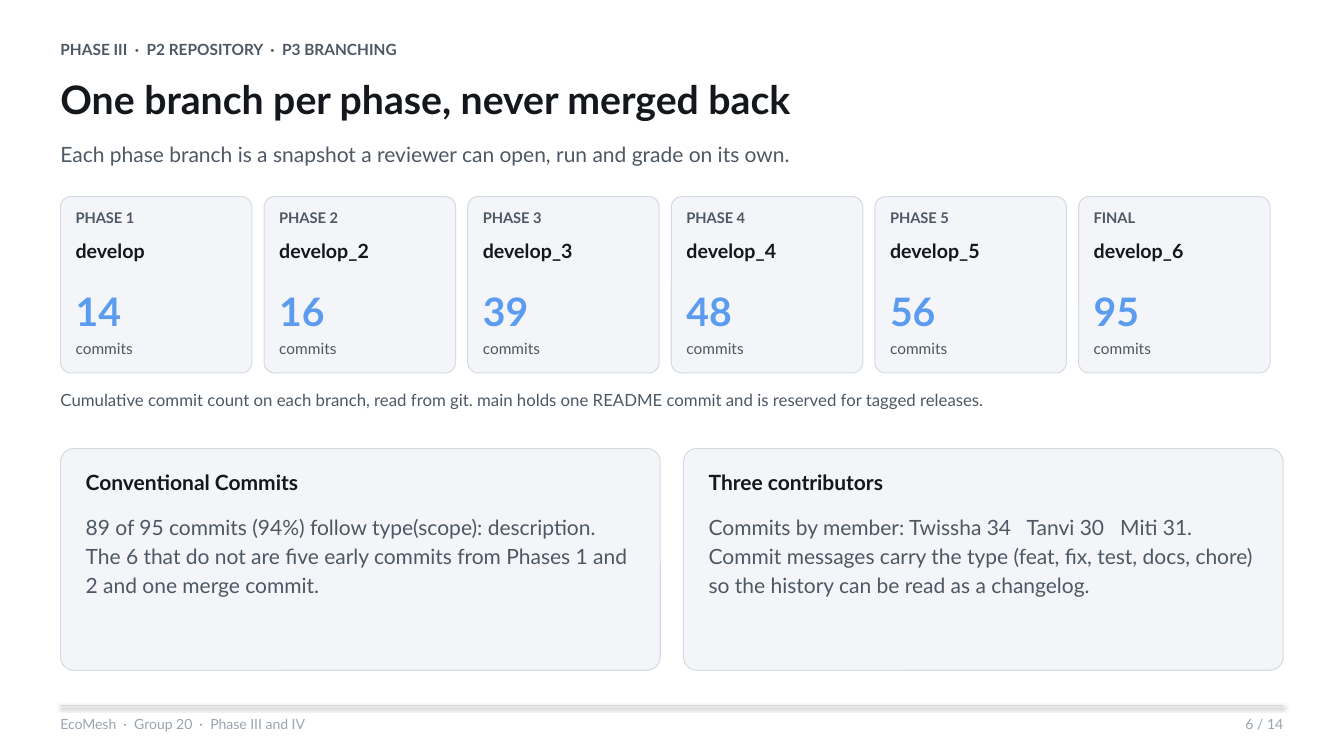
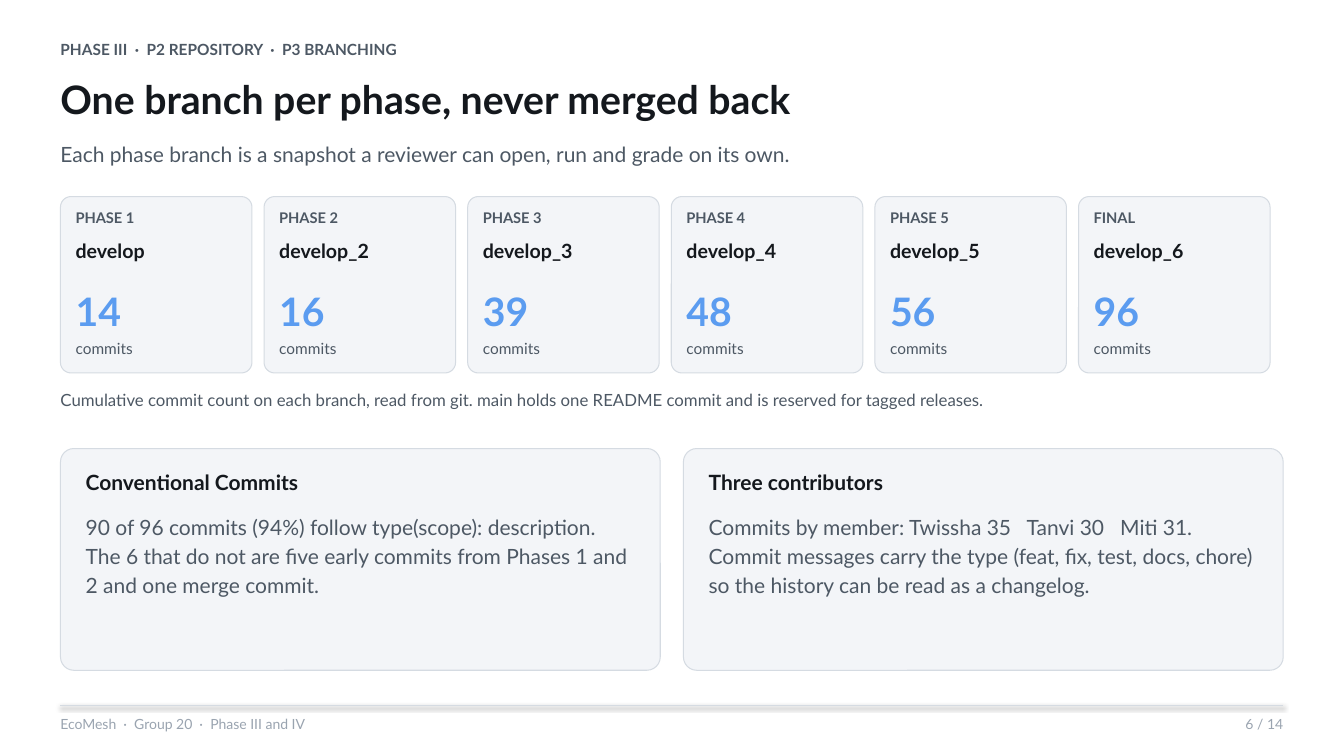
Before and after one commit to tanvisheth1234-wq/miniproject, a slide deck: slide 6 of docs/Phase_III_IV_EcoMesh_Final.pptx. Drawn at 1344x756 pixels with LibreOffice and Linux fonts; fonts in the diff are those of the drawing. Boxes give left, top, right and bottom in pixels: in the first picture for what was removed or moved away, otherwise in the second. Text is boxed around its words. In the diff, an @@ line names an element or a change of style, - is before the commit and + after.

Commit message:
docs(report): rebuild the report with the final numbers, close D7 and D10, compact the appendix

```diff
--- a/docs/Phase_III_IV_EcoMesh_Final.pptx
+++ b/docs/Phase_III_IV_EcoMesh_Final.pptx
@@ text at [1094,297,1139,327]: text changed @@
-95
+96
@@ text at [86,519,627,597]: text changed @@
-89 of 95 commits (94%) follow type(scope): description. The 6 that do not are five early commits from Phases 1 and 2 and one merge commit.
+90 of 96 commits (94%) follow type(scope): description. The 6 that do not are five early commits from Phases 1 and 2 and one merge commit.
@@ text at [709,519,1253,597]: text changed @@
-Commits by member: Twissha 34 Tanvi 30 Miti 31. Commit messages carry the type (feat, fix, test, docs, chore) so the history can be read as a changelog.
+Commits by member: Twissha 35 Tanvi 30 Miti 31. Commit messages carry the type (feat, fix, test, docs, chore) so the history can be read as a changelog.
```
Also in this commit, not shown: 9 other files.
